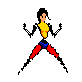
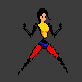
The second (82, 82) image is a revision of the first. Changes to its layers:
painted on "perna esquerda" over [0, 0, 82, 82]
painted on "quadril" over [0, 0, 82, 82]
